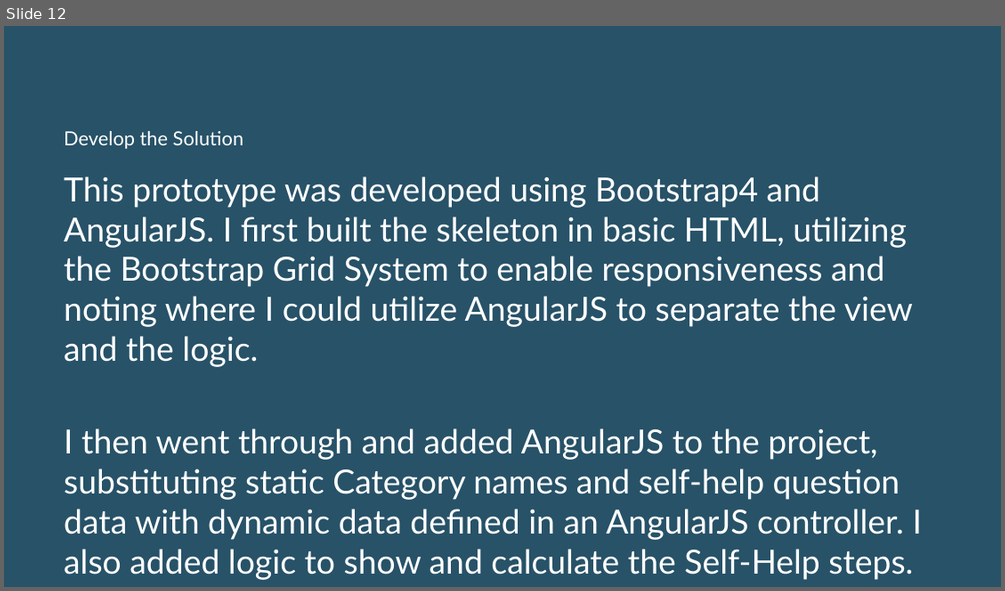
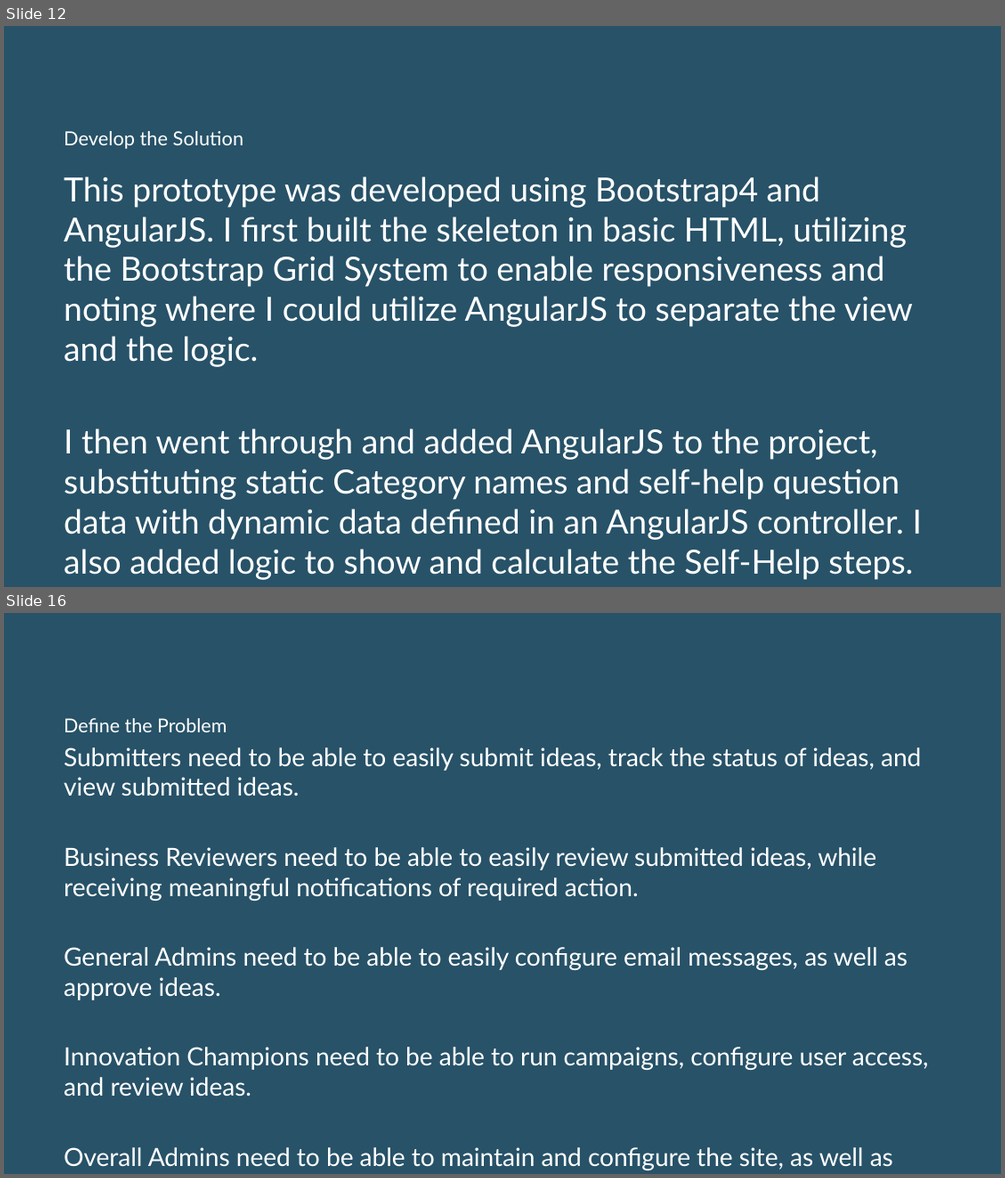
Before and after one commit to loriahpope/portfolio, a slide deck: app/assets/Loriah Pope Portfolio Presentation.pptx. Shown one above the other, each under a label of ours: slide 12 before the commit, slides 12 and 16 after it; the slides between them are not shown. The pictures are 1005x591 and 1005x1178 pixels, drawn with LibreOffice and Linux fonts; fonts in the diff are those of the drawing. Boxes give left, top, right and bottom in pixels: in the first picture for what was removed or moved away, otherwise in the second. Text is boxed around its words. In the diff, an @@ line names an element or a change of style, - is before the commit and + after.

```diff
--- a/app/assets/Loriah Pope Portfolio Presentation.pptx
+++ b/app/assets/Loriah Pope Portfolio Presentation.pptx
@@ slide 16 added at (x1=4, y1=613, x2=1001, y2=1174), background #275268 @@
@@ text added at (x1=64, y1=718, x2=929, y2=1170), 18.1 pt, text #FFFFFF @@
+Define the Problem
+Submitters need to be able to easily submit ideas, track the status of ideas, and view submitted ideas.
+Business Reviewers need to be able to easily review submitted ideas, while receiving meaningful notifications of required action.
+General Admins need to be able to easily configure email messages, as well as approve ideas.
+Innovation Champions need to be able to run campaigns, configure user access, and review ideas.
+Overall Admins need to be able to maintain and configure the site, as well as manage user access and onboard and delegate new users of more experienced personas.
```
Also in this commit, not shown: 9 other slides added, 9 other files.
